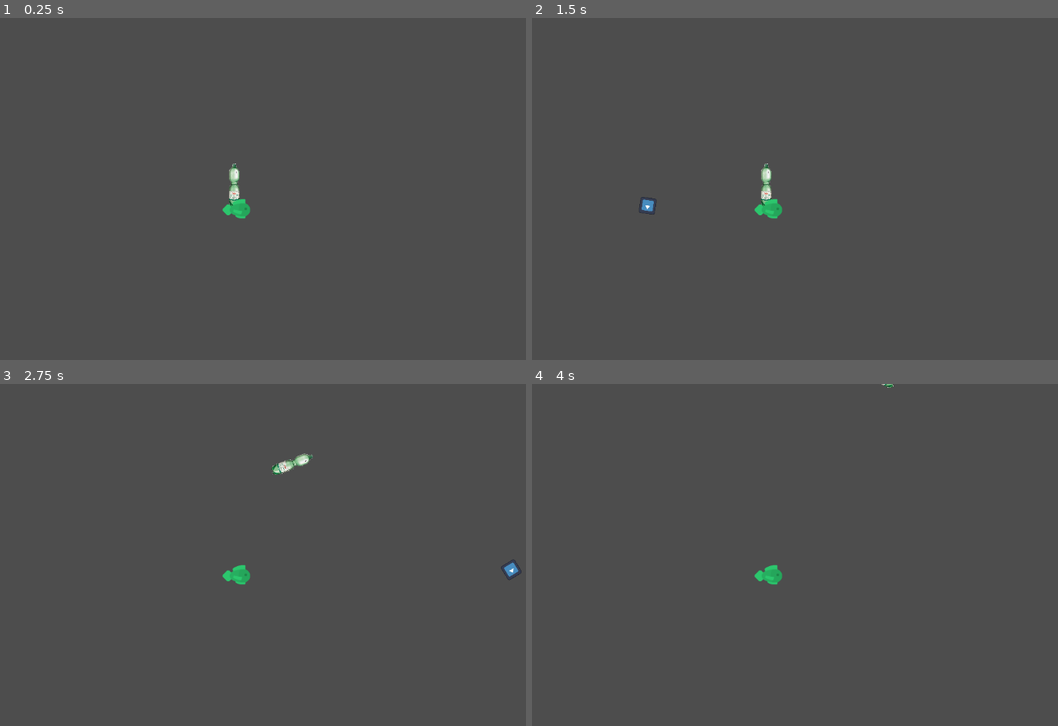
Above: before the commit, frames 1-4 (two rows, left to right).
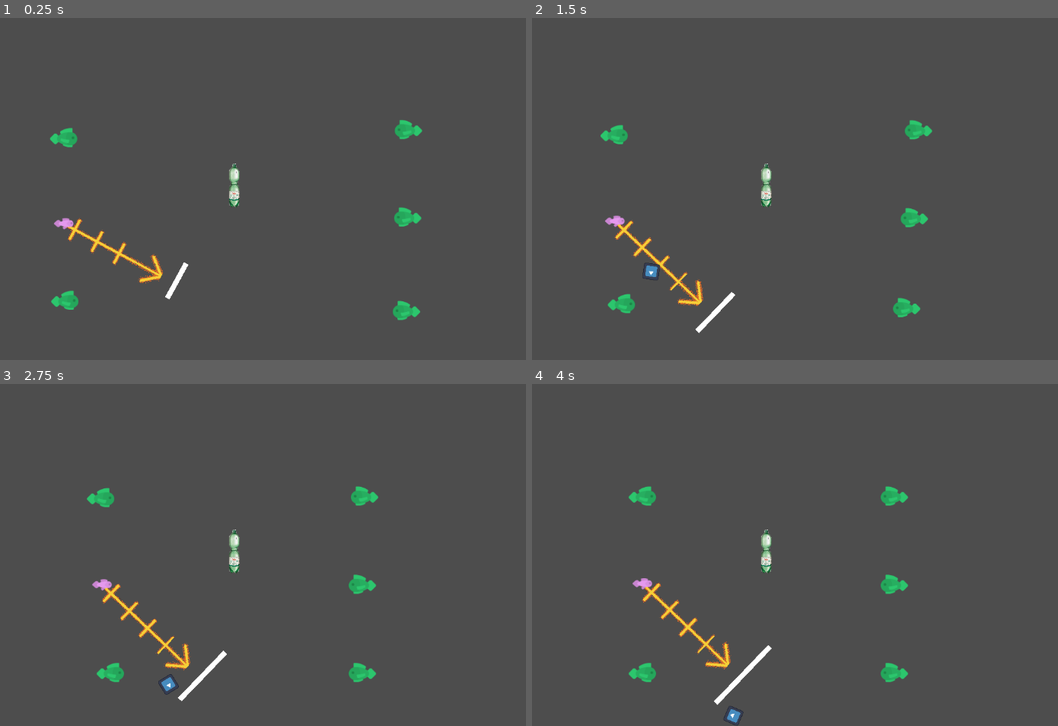
Above: after the commit, the same moments.

Repository: c0vvb0yy/gay-flankyball
Game: Godot game, scene res://stages/stage_root.tscn
The game is run twice, just before and just after one commit, with the same random seed, the same clock (stepped at 60 frames per second) and the same inputs. The engine's default icon, where the game draws it, is replaced by a stand-in: a white triangle on a blue panel in a dark square.
Inputs (mouse positions are in pixels of both pictures, inside the frame that each line leads up to):
- Up to frame 1 (0.25 s): no input
- Up to frame 2 (1.5 s): tap Enter (ui_accept) at 0.5, 1.35 s; move the mouse to (900, 171) at 0.52 s; hold Enter (ui_accept) 0.53-1.28 s; click (900, 171) at 0.67 s; move the mouse to (647, 206) at 1.27 s; click (647, 206) at 1.42 s
- Up to frame 3 (2.75 s): tap Enter (ui_accept) at 1.52, 1.82 s; move the mouse to (294, 479) at 2.02 s; hold Enter (ui_accept) from 2.03 s (still down); click (294, 479) at 2.17 s
- Up to frame 4 (4 s): move the mouse to (737, 623) at 2.77 s; release Enter (ui_accept) at 2.78 s; tap Enter (ui_accept) at 2.85, 3.02, 3.32 s; click (737, 623) at 2.92 s; move the mouse to (952, 606) at 3.52 s; hold Enter (ui_accept) from 3.53 s (still down); click (952, 606) at 3.67 s

The runs differ from the first frame. In frame 1, 1.9% of the frame differs, in the area x 9-81%, y 29-89%; in frame 2, 2.2%; in frame 3, 2.6%, in the area x 16-100%, y 20-93%; in frame 4, 2.4%.

Commit message:
more things

Diff:
--- a/new-game-project/Entities/Targeter/Targeter.gd
+++ b/new-game-project/Entities/Targeter/Targeter.gd
@@ -11,15 +11,46 @@
 @onready
 var line :Line2D = $Line2D
 @onready
-var pointer :Sprite2D = $Sprite2D
+var pointer :Sprite2D = $Pointer
 
 var is_rotation_set : bool = false
 var is_length_set : bool = false
 
+var spread := 1.0
+
 # Called when the node enters the scene tree for the first time.
 func _ready():
-	pass # Replace with function body.
+	set_spread(0.001)
 
+func set_spread(value:float):
+	spread = abs(spread)
+	spread = value
+	var visualizer : Line2D = find_child("SpreadVisualizeLine")
+	var spread_top : Node2D = find_child("SpreadTop")
+	var spread_bottom : Node2D = find_child("SpreadBottom")
+	visualizer.visible = spread != 0
+	update_spread_visuals()
+
+func update_spread_visuals():
+	var spread_top : Node2D = find_child("SpreadTop")
+	var spread_bottom : Node2D = find_child("SpreadBottom")
+	var visualizer : Line2D = find_child("SpreadVisualizeLine")
+	spread_top.position.x = pointer.position.x + pointer.texture.get_size().x
+	spread_bottom.position.x = pointer.position.x + pointer.texture.get_size().x
+	spread_top.position.y -= spread * get_force()
+	spread_top.position.x -= spread * get_force()
+	spread_bottom.position.y += spread * get_force()
+	spread_bottom.position.x -= spread * get_force()
+	if spread > 0:
+		visualizer.clear_points()
+		visualizer.add_point(spread_top.position)
+		var mid_point = position
+		mid_point.x += pointer.position.x + pointer.texture.get_size().x
+		visualizer.add_point(mid_point)
+		visualizer.add_point(spread_bottom.position)
+
+func get_force() -> float:
+	return (pointer.global_position - global_position).length()
 
 # Called every frame. 'delta' is the elapsed time since the previous frame.
 func _process(delta):
@@ -29,7 +60,7 @@
 		extend_and_shrink_aim_line(delta)
 	#line.get_point_position(1) = pointer.transform.get_origin()
 	line.set_point_position(1, pointer.transform.get_origin())
-	pass
+	update_spread_visuals()
 
 func extend_and_shrink_aim_line(delta):
 	pointer.transform.origin.x += delta * line_extension_speed
--- a/new-game-project/Entities/game.gd
+++ b/new-game-project/Entities/game.gd
@@ -1,8 +1,13 @@
 extends Node2D
 class_name Game
 
-
-var team_members_player := [CONST.CHARACTER_1, CONST.CHARACTER_PLAYER, CONST.CHARACTER_1]
+var participants_allied : Array[Participant] = []
+var participants_enemy : Array[Participant] = []
+var turn_order : Array[Participant] = []
+var turn_order_index := 0
+var defender_index_allied := 0 # determines which team member has to run to the target bottle to fix it
+var defender_index_enemy := 0
+var team_members_allied := [CONST.CHARACTER_1, CONST.CHARACTER_PLAYER, CONST.CHARACTER_1]
 var team_members_enemy := [CONST.CHARACTER_1,CONST.CHARACTER_1,CONST.CHARACTER_1]
 var distance_to_target:=250.0
 var arena_height := 700.0
@@ -28,44 +33,84 @@
 func add_player(character:String, allied:bool, delay:=0.0):
 	var team_members:int
 	if allied:
-		team_members = team_members_player.size()
+		team_members = team_members_allied.size()
 	else:
 		team_members = team_members_enemy.size()
-	var participant
+	var participant:Participant
 	if character == CONST.CHARACTER_PLAYER:
 		participant = preload("res://Entities/participants/Player/player.tscn").instantiate()
 	else:
 		participant = preload("res://Entities/participants/agents/agent.tscn").instantiate()
 	$Participants.add_child(participant)
 	participant.set_character(character)
+	participant.set_allied(allied)
 	if allied:
-		participant.add_to_group("ally")
+		participants_allied.append(participant)
 	else:
-		participant.add_to_group("enemy")
+		participants_enemy.append(participant)
+	var center = get_center()
+	var count_in_team:int
+	if allied:
+		count_in_team = get_tree().get_node_count_in_group("ally")
+	else:
+		count_in_team = get_tree().get_node_count_in_group("enemy")
+	var segment_length = 1.0 / (team_members + 1)
+	segment_length *= arena_height
+	var goal_position := Vector2(center.x - distance_to_target if allied else center.x + distance_to_target, (-center.y*0.5) + segment_length * count_in_team)
 
-	var center = get_center()
-	var count_in_team := get_tree().get_node_count_in_group("ally")
-	var p0 = 0#-arena_height * 0.5
-	var p1 = arena_height# * 0.5
-	var dt = abs(p1-p0) / float(team_members)
-	var t = 0.5#0.5 * dt + (count_in_team - 1) * dt
-	var height:float = p0 + (p1-p0) * t
+	participant.position = goal_position
+	if allied:
+		participant.position.x -= 100
+	else:
+		participant.position.x += 100
+	participant.position.y += randf_range(-20, 20)
 
-	participant.position = Vector2(-center.x if allied else center.x, height)
+	var t = create_tween()
+	t.tween_property(participant, "position", goal_position, randf_range(0.7, 3.5))
+	t.tween_callback(remove_player_blocker)
 	# TODO: after delay, the player enters from off screen
 	# when they have reached their goal opsition, they emit a signal to reduce blockers here
 	# when 0 blockers are reached, call start_match
 
+var player_blockers := 0
 func initiate_match():
+	participants_enemy.clear()
+	participants_allied.clear()
+	turn_order_index = 0
+	player_blockers = team_members_enemy.size() + team_members_allied.size()
 	reset_target_bottle()
-	for i in team_members_player.size():
-		add_player(team_members_player[i], true, i * randf_range(1.5, 2.5))
+	for i in team_members_allied.size():
+		add_player(team_members_allied[i], true, i * randf_range(1.5, 2.5))
 	for i in team_members_enemy.size():
 		add_player(team_members_enemy[i], false, i * randf_range(1.5, 2.5))
+
+func remove_player_blocker():
+	player_blockers -= 1
+	if player_blockers <= 0:
+		start_match()
 
 func reset_target_bottle():
 	var target_bottle := $TargetBottle
 	target_bottle.position = $TargetBottleSpawnPosition.position
 
 func start_match():
+	print("start")
+	# build turn order
+	var player_count = team_members_enemy.size() + team_members_allied.size()
+	for i in player_count:
+		if i % 2 == 0:# enemy on odds so allied team always goes first
+			turn_order.append(participants_enemy[i / 2])
+		else:
+			turn_order.append(participants_allied[(i-1) / 2])
+	turn_order[turn_order_index].set_active(true)
+
+func trigger_out_of_bounds():
+	print("out of bounds")
 	pass
+	# animation for out of bounds
+	# reset bottle
+	# next turn
+
+func _on_out_of_bounds_body_entered(body: Node2D) -> void:
+	if body is ProjectileBottle:
+		trigger_out_of_bounds()
--- a/new-game-project/Entities/game.tscn
+++ b/new-game-project/Entities/game.tscn
@@ -1,7 +1,13 @@
-[gd_scene load_steps=3 format=3 uid="uid://dbcmokh313nyl"]
+[gd_scene load_steps=5 format=3 uid="uid://dbcmokh313nyl"]
 
 [ext_resource type="Script" path="res://Entities/game.gd" id="1_jsh3y"]
 [ext_resource type="PackedScene" uid="uid://dh74h2nx536c2" path="res://Entities/Targeter/target_bottle.tscn" id="3_gb2sd"]
+
+[sub_resource type="RectangleShape2D" id="RectangleShape2D_0txw3"]
+size = Vector2(20, 580)
+
+[sub_resource type="RectangleShape2D" id="RectangleShape2D_phulv"]
+size = Vector2(1518, 21)
 
 [node name="Game" type="Node2D" groups=["ally", "enemy"]]
 script = ExtResource("1_jsh3y")
@@ -13,3 +19,19 @@
 position = Vector2(540, 281)
 
 [node name="Participants" type="Node2D" parent="."]
+
+[node name="OutOfBounds" type="Area2D" parent="."]
+
+[node name="Left" type="CollisionShape2D" parent="OutOfBounds"]
+position = Vector2(0, 280)
+shape = SubResource("RectangleShape2D_0txw3")
+
+[node name="Top" type="CollisionShape2D" parent="OutOfBounds"]
+position = Vector2(478, 0.5)
+shape = SubResource("RectangleShape2D_phulv")
+
+[node name="Right" type="CollisionShape2D" parent="OutOfBounds"]
+
+[node name="Bottom" type="CollisionShape2D" parent="OutOfBounds"]
+
+[connection signal="body_entered" from="OutOfBounds" to="." method="_on_out_of_bounds_body_entered"]
--- a/new-game-project/Entities/participants/Player/player.gd
+++ b/new-game-project/Entities/participants/Player/player.gd
@@ -1,25 +1,32 @@
-extends Node2D
+extends Participant
 
 @onready var targeter : Targeter = $Targeter
 var bottle_thrown := false
 
-var force_modifier := 30.0
+func _ready() -> void:
+	super()
 
 func _input(event):
 	if(event.is_action_pressed("ui_accept")):
-		if(!targeter.is_rotation_set):
+		if not targeter.is_rotation_set:
 			targeter.is_rotation_set = true
 			return
-		if(!targeter.is_length_set):
+		if not targeter.is_length_set:
 			targeter.is_length_set = true
 			bottle_thrown = true
 			throw_bottle()
 
-func set_character(character:String):
-	pass
+
 
 func throw_bottle():
 	var bottle = preload("res://Entities/Targeter/projectile_bottle.tscn").instantiate()
 	GameWorld.game_stage.add_child(bottle)
 	bottle.global_position = global_position
-	bottle.launch_bottle(targeter.pointer.position.normalized(), targeter.pointer.position.length() * force_modifier)
+	var spread = targeter.spread
+	spread = randf_range(-spread, spread)
+	var shoot_direction := (targeter.pointer.global_position - targeter.global_position)
+	var shoot_force : float = targeter.get_force() * 0.1
+	spread *= shoot_force
+	shoot_direction.y += spread
+	shoot_direction = shoot_direction.normalized()
+	bottle.launch_bottle(shoot_direction, shoot_force * (BASE_THROW_FORCE + throw_force))
--- a/new-game-project/Entities/participants/Player/player.tscn
+++ b/new-game-project/Entities/participants/Player/player.tscn
@@ -16,12 +16,20 @@
 line_extension_speed = 90.0
 max_line_length = 65.0
 
-[node name="Sprite2D" type="Sprite2D" parent="Targeter"]
+[node name="Pointer" type="Sprite2D" parent="Targeter"]
 texture_filter = 1
 position = Vector2(31.2, -0.2)
 scale = Vector2(0.2, 0.2)
 texture = ExtResource("3_0wlei")
 offset = Vector2(32, 0)
+
+[node name="SpreadTop" type="Node2D" parent="Targeter/Pointer"]
+position = Vector2(0, -44)
+
+[node name="SpreadBottom" type="Node2D" parent="Targeter/Pointer"]
+position = Vector2(1, 30)
+
+[node name="SpreadVisualizeLine" type="Line2D" parent="Targeter/Pointer"]
 
 [node name="Line2D" type="Line2D" parent="Targeter"]
 texture_filter = 1
@@ -31,5 +39,5 @@
 texture = ExtResource("4_vm4gy")
 texture_mode = 1
 
-[node name="Sprite2D" type="Sprite2D" parent="."]
+[node name="Sprite" type="Sprite2D" parent="."]
 texture = ExtResource("5_nbi5v")
--- a/new-game-project/Entities/participants/agents/agent.gd
+++ b/new-game-project/Entities/participants/agents/agent.gd
@@ -1,5 +1,4 @@
-extends Node2D
+extends Participant
 
-func set_character(character:String):
-	pass
-	# set sprite and stuff
+func _ready() -> void:
+	super()
--- a/new-game-project/Entities/participants/agents/agent.tscn
+++ b/new-game-project/Entities/participants/agents/agent.tscn
@@ -6,5 +6,5 @@
 [node name="Agent" type="Node2D"]
 script = ExtResource("1_afmu1")
 
-[node name="Sprite2D" type="Sprite2D" parent="."]
+[node name="Sprite" type="Sprite2D" parent="."]
 texture = ExtResource("2_joow7")
--- /dev/null
+++ b/new-game-project/Entities/participants/participant.gd
@@ -0,0 +1,31 @@
+extends Node2D
+class_name Participant
+
+## which shape is used for catching incoming bottles
+@export var catch_shape : Polygon2D
+## peed at which the target bottle is put back and the participant moves
+@export var deftness := 30.0
+@export var throw_force := 10.0
+const BASE_THROW_FORCE := 0.3
+## modifies deftness, accuracy and throw strength. no idea how to use this
+@export var alcohol_tolerance := 1.0
+const BASE_ALCOHOL_TOLERANCE := 15.0
+## we need to launch the projectile in a cone. this defines the spread of it
+@export var accuracy := 10.0
+
+func _ready() -> void:
+	set_active(false)
+
+func set_active(value:bool):
+	pass
+
+func set_allied(allied:bool):
+	if allied:
+		add_to_group("ally")
+	else:
+		add_to_group("enemy")
+	find_child("Sprite").flip_h = not allied
+
+func set_character(character:String):
+	pass
+	# set sprite and stuff
--- a/new-game-project/autoloads/game_world.gd
+++ b/new-game-project/autoloads/game_world.gd
@@ -5,6 +5,10 @@
 var game_stage: GameStage
 #var instruction_handler: InstructionHandler
 
+## state of the match. paused during minigames (killing transphobes)
+var match_paused:=false
+## global game pause state
+var paused:=false
 var camera : Camera2D
 
 var background := ""
--- a/new-game-project/stages/main_menu_stage.tscn
+++ b/new-game-project/stages/main_menu_stage.tscn
@@ -3,7 +3,6 @@
 [ext_resource type="Script" path="res://stages/main_menu_stage.gd" id="1_wqqgh"]
 
 [sub_resource type="CompressedTexture2D" id="CompressedTexture2D_v60rc"]
-load_path = "res://.godot/imported/wallpaper.jpg-8ac285034c0ce7ba077da8ccfa2d5826.ctex"
 
 [node name="MainMenuStage" type="Control"]
 layout_mode = 3
